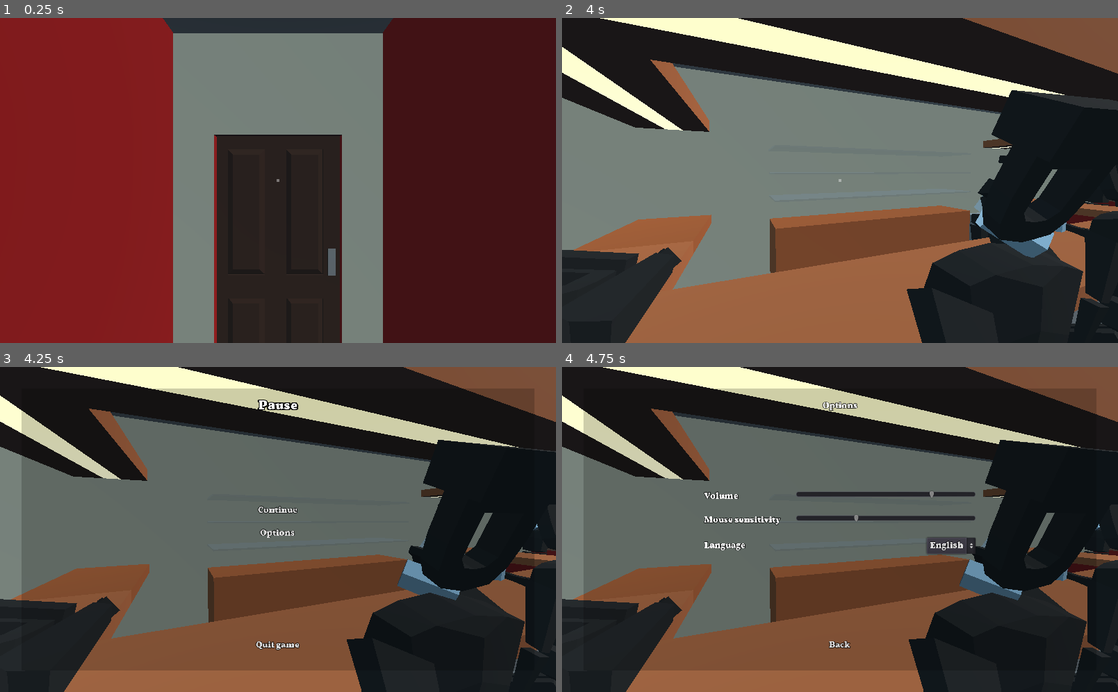
Above: before the commit, frames 1-4 (two rows, left to right).
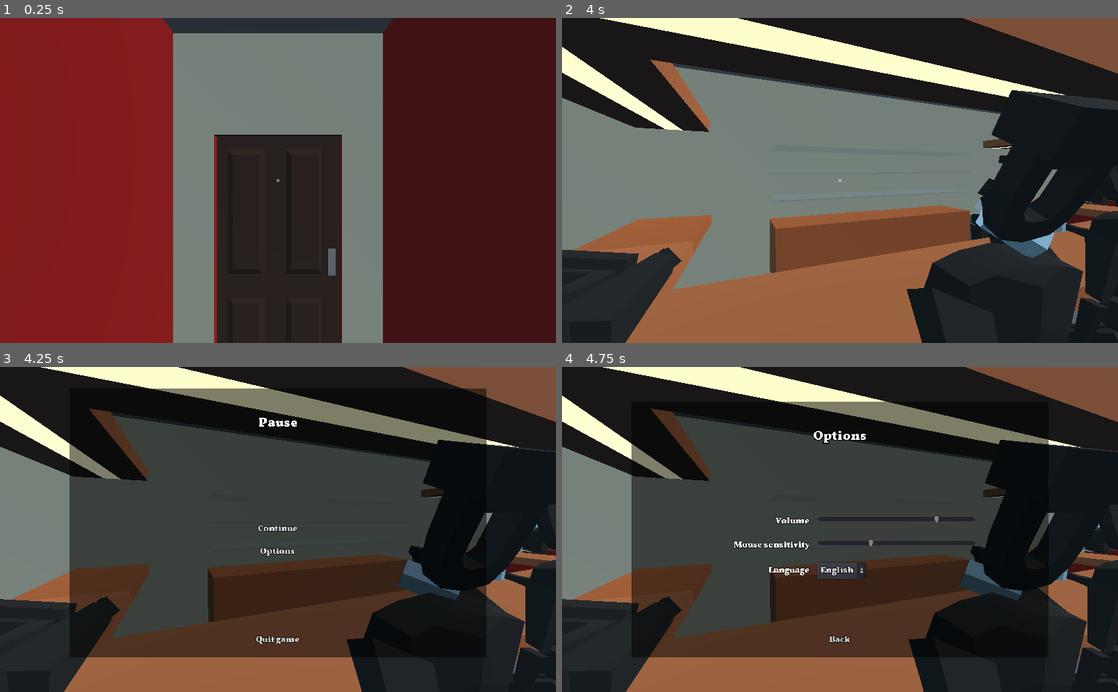
Above: after the commit, the same moments.

Repository: Eptwalabha/ld47
Game: Godot game, scene res://scenes/Game.tscn
Two runs of this game, one before a commit and one after it. Both use one fixed random seed, a clock stepped at 60 frames per second and the inputs below. Sound files missing from this copy of the repository are replaced by a short silence.
Inputs (mouse positions are in pixels of both pictures, inside the frame that each line leads up to):
- Up to frame 1 (0.25 s): no input
- Up to frame 2 (4 s): tap Enter at 0.5 s; move the mouse to (867, 180) at 0.52 s; hold W (move_forward) from 0.53 s (still down); tap E (context_action) every 0.75 s from 0.6 to 3.6 s; move the mouse to (812, 180) at 1.27 s; move the mouse to (851, 174) at 2.02 s; move the mouse to (834, 187) at 2.77 s; move the mouse to (878, 183) at 3.52 s
- Up to frame 3 (4.25 s): keep holding W (move_forward); tap Escape (ui_cancel) at 4.15 s
- Up to frame 4 (4.75 s): release W (move_forward) at 4.25 s; click "Options" at 4.25 s

Frames 1-2 are identical in both runs. In frame 3, 47% of the frame differs, in the area x 3-97%, y 6-94%; in frame 4, 46%.

Commit message:
add scene inheritance to menus

Diff:
--- a/project.godot
+++ b/project.godot
@@ -218,6 +218,11 @@
 "class": "UIDialog",
 "language": "GDScript",
 "path": "res://scenes/ui/UIDialog.gd"
+}, {
+"base": "MarginContainer",
+"class": "UIMenu",
+"language": "GDScript",
+"path": "res://scenes/ui/menus/UIMenu.gd"
 }, {
 "base": "Spatial",
 "class": "Valve",
@@ -272,6 +277,7 @@
 "UI": "",
 "UIContext": "",
 "UIDialog": "",
+"UIMenu": "",
 "Valve": "",
 "WindowTrigger": ""
 }
--- a/scenes/ui/menus/OptionsMenu.tscn
+++ b/scenes/ui/menus/OptionsMenu.tscn
@@ -1,160 +1,115 @@
-[gd_scene load_steps=2 format=2]
+[gd_scene load_steps=3 format=2]
 
 [ext_resource path="res://scenes/ui/menus/OptionsMenu.gd" type="Script" id=1]
+[ext_resource path="res://scenes/ui/menus/UIMenu.tscn" type="PackedScene" id=2]
 
-[node name="OptionsMenu" type="MarginContainer"]
-anchor_right = 1.0
-anchor_bottom = 1.0
-custom_constants/margin_right = 40
-custom_constants/margin_top = 40
-custom_constants/margin_left = 40
-custom_constants/margin_bottom = 40
+[node name="OptionsMenu" instance=ExtResource( 2 )]
 script = ExtResource( 1 )
-__meta__ = {
-"_edit_use_anchors_": false
-}
 
-[node name="Background" type="ColorRect" parent="."]
-margin_left = 40.0
-margin_top = 40.0
-margin_right = 984.0
-margin_bottom = 560.0
-color = Color( 0, 0, 0, 0.188235 )
-
-[node name="Menu" type="VBoxContainer" parent="."]
-margin_left = 40.0
-margin_top = 40.0
-margin_right = 984.0
-margin_bottom = 560.0
-
-[node name="Title" type="CenterContainer" parent="Menu"]
-margin_right = 944.0
-margin_bottom = 64.0
-rect_min_size = Vector2( 0, 64 )
-
-[node name="Label" type="Label" parent="Menu/Title"]
-margin_left = 401.0
-margin_top = 25.0
-margin_right = 542.0
-margin_bottom = 39.0
+[node name="Label" parent="Menu/Title" index="0"]
+margin_left = 242.0
+margin_right = 525.0
 text = "ui_title_options_menu"
 
-[node name="Container" type="MarginContainer" parent="Menu"]
-margin_top = 68.0
-margin_right = 944.0
-margin_bottom = 424.0
-size_flags_horizontal = 3
-size_flags_vertical = 3
-custom_constants/margin_right = 30
-custom_constants/margin_top = 30
-custom_constants/margin_left = 30
-custom_constants/margin_bottom = 30
-
-[node name="Options" type="CenterContainer" parent="Menu/Container"]
-margin_left = 30.0
-margin_top = 30.0
-margin_right = 914.0
-margin_bottom = 326.0
+[node name="Options" type="CenterContainer" parent="Menu/Container" index="0"]
+margin_right = 768.0
+margin_bottom = 272.0
 size_flags_vertical = 3
 
-[node name="List" type="VBoxContainer" parent="Menu/Container/Options"]
-margin_left = 192.0
-margin_top = 102.0
-margin_right = 692.0
-margin_bottom = 194.0
+[node name="List" type="VBoxContainer" parent="Menu/Container/Options" index="0"]
+margin_left = 134.0
+margin_top = 90.0
+margin_right = 634.0
+margin_bottom = 182.0
 custom_constants/separation = 20
 
-[node name="Sound" type="HBoxContainer" parent="Menu/Container/Options/List"]
+[node name="Sound" type="HBoxContainer" parent="Menu/Container/Options/List" index="0"]
 margin_right = 500.0
 margin_bottom = 16.0
 rect_min_size = Vector2( 500, 0 )
+custom_constants/separation = 14
 
-[node name="Label" type="Label" parent="Menu/Container/Options/List/Sound"]
+[node name="Label" type="Label" parent="Menu/Container/Options/List/Sound" index="0"]
 margin_top = 1.0
-margin_right = 165.0
+margin_right = 194.0
 margin_bottom = 15.0
 size_flags_horizontal = 3
 text = "ui_slider_music_volume"
+align = 2
 
-[node name="HSlider" type="HSlider" parent="Menu/Container/Options/List/Sound"]
-margin_left = 169.0
+[node name="HSlider" type="HSlider" parent="Menu/Container/Options/List/Sound" index="1"]
+margin_left = 208.0
 margin_right = 500.0
 margin_bottom = 16.0
 rect_min_size = Vector2( 128, 0 )
 size_flags_horizontal = 3
-size_flags_stretch_ratio = 2.0
+size_flags_stretch_ratio = 1.5
 max_value = 1.0
 step = 0.01
 
-[node name="Mouse" type="HBoxContainer" parent="Menu/Container/Options/List"]
+[node name="Mouse" type="HBoxContainer" parent="Menu/Container/Options/List" index="1"]
 margin_top = 36.0
 margin_right = 500.0
 margin_bottom = 52.0
 rect_min_size = Vector2( 500, 0 )
+custom_constants/separation = 14
 
-[node name="Label" type="Label" parent="Menu/Container/Options/List/Mouse"]
+[node name="Label" type="Label" parent="Menu/Container/Options/List/Mouse" index="0"]
 margin_top = 1.0
-margin_right = 176.0
+margin_right = 194.0
 margin_bottom = 15.0
 size_flags_horizontal = 3
 text = "ui_slider_mouse_sensitivity"
+align = 2
 
-[node name="HSlider" type="HSlider" parent="Menu/Container/Options/List/Mouse"]
-margin_left = 180.0
+[node name="HSlider" type="HSlider" parent="Menu/Container/Options/List/Mouse" index="1"]
+margin_left = 208.0
 margin_right = 500.0
 margin_bottom = 16.0
 rect_min_size = Vector2( 128, 0 )
 size_flags_horizontal = 3
-size_flags_stretch_ratio = 2.0
+size_flags_stretch_ratio = 1.5
 max_value = 1.0
 step = 0.01
 
-[node name="Locales" type="HBoxContainer" parent="Menu/Container/Options/List"]
+[node name="Locales" type="HBoxContainer" parent="Menu/Container/Options/List" index="2"]
 margin_top = 72.0
 margin_right = 500.0
 margin_bottom = 92.0
 rect_min_size = Vector2( 500, 0 )
+custom_constants/separation = 14
 
-[node name="Label" type="Label" parent="Menu/Container/Options/List/Locales"]
+[node name="Label" type="Label" parent="Menu/Container/Options/List/Locales" index="0"]
 margin_top = 3.0
-margin_right = 422.0
+margin_right = 194.0
 margin_bottom = 17.0
 size_flags_horizontal = 3
 text = "ui_select_lang"
+align = 2
 
-[node name="OptionButton" type="OptionButton" parent="Menu/Container/Options/List/Locales"]
-margin_left = 426.0
-margin_right = 500.0
+[node name="OptionButton" type="OptionButton" parent="Menu/Container/Options/List/Locales" index="1"]
+margin_left = 208.0
+margin_right = 282.0
 margin_bottom = 20.0
-grow_vertical = 0
+size_flags_horizontal = 2
 size_flags_vertical = 3
+size_flags_stretch_ratio = 1.5
 text = "English"
 
-[node name="Back" type="MarginContainer" parent="Menu"]
-margin_top = 428.0
-margin_right = 944.0
-margin_bottom = 520.0
-size_flags_horizontal = 3
-custom_constants/margin_right = 30
-custom_constants/margin_top = 30
-custom_constants/margin_left = 30
-custom_constants/margin_bottom = 30
-
-[node name="CenterContainer" type="CenterContainer" parent="Menu/Back"]
-margin_left = 30.0
-margin_top = 30.0
-margin_right = 914.0
-margin_bottom = 62.0
+[node name="CenterContainer" type="CenterContainer" parent="Menu/Footer" index="0"]
+margin_right = 768.0
+margin_bottom = 64.0
 size_flags_vertical = 3
 
-[node name="Back" type="Button" parent="Menu/Back/CenterContainer"]
-margin_left = 399.0
-margin_right = 485.0
-margin_bottom = 32.0
+[node name="Back" type="Button" parent="Menu/Footer/CenterContainer" index="0"]
+margin_left = 341.0
+margin_top = 16.0
+margin_right = 427.0
+margin_bottom = 48.0
 rect_min_size = Vector2( 0, 32 )
 text = "ui_btn_back"
 flat = true
 [connection signal="value_changed" from="Menu/Container/Options/List/Sound/HSlider" to="." method="_on_Music_Slider_value_changed"]
 [connection signal="value_changed" from="Menu/Container/Options/List/Mouse/HSlider" to="." method="_on_Mouse_Slider_value_changed"]
 [connection signal="item_selected" from="Menu/Container/Options/List/Locales/OptionButton" to="." method="_on_MenuButton_item_selected"]
-[connection signal="pressed" from="Menu/Back/CenterContainer/Back" to="." method="_on_Back_pressed"]
+[connection signal="pressed" from="Menu/Footer/CenterContainer/Back" to="." method="_on_Back_pressed"]
--- a/scenes/ui/menus/PauseMenu.tscn
+++ b/scenes/ui/menus/PauseMenu.tscn
@@ -1,79 +1,46 @@
 [gd_scene load_steps=3 format=2]
 
 [ext_resource path="res://scenes/ui/menus/PauseMenu.gd" type="Script" id=1]
-[ext_resource path="res://assets/fonts/font_title.tres" type="DynamicFont" id=2]
+[ext_resource path="res://scenes/ui/menus/UIMenu.tscn" type="PackedScene" id=3]
 
-[node name="PauseMenu" type="MarginContainer"]
-anchor_right = 1.0
-anchor_bottom = 1.0
-custom_constants/margin_right = 40
+[node name="PauseMenu" instance=ExtResource( 3 )]
 custom_constants/margin_top = 40
-custom_constants/margin_left = 40
-custom_constants/margin_bottom = 40
 script = ExtResource( 1 )
-__meta__ = {
-"_edit_use_anchors_": false
-}
 
-[node name="Background" type="ColorRect" parent="."]
-margin_left = 40.0
+[node name="ColorRect" parent="." index="0"]
 margin_top = 40.0
-margin_right = 984.0
-margin_bottom = 560.0
-color = Color( 0, 0, 0, 0.188235 )
 
-[node name="Menu" type="VBoxContainer" parent="."]
-margin_left = 40.0
+[node name="Menu" parent="." index="1"]
 margin_top = 40.0
-margin_right = 984.0
-margin_bottom = 560.0
 
-[node name="Title" type="CenterContainer" parent="Menu"]
-margin_right = 944.0
-margin_bottom = 64.0
-rect_min_size = Vector2( 0, 64 )
-
-[node name="Label" type="Label" parent="Menu/Title"]
-margin_left = 374.0
-margin_top = 19.0
-margin_right = 569.0
-margin_bottom = 45.0
-custom_fonts/font = ExtResource( 2 )
+[node name="Label" parent="Menu/Title" index="0"]
+margin_left = 254.0
+margin_right = 513.0
 text = "ui_title_pause_menu"
 
-[node name="Container" type="MarginContainer" parent="Menu"]
-margin_top = 68.0
-margin_right = 944.0
-margin_bottom = 424.0
-size_flags_horizontal = 3
-size_flags_vertical = 3
-custom_constants/margin_right = 30
-custom_constants/margin_top = 30
-custom_constants/margin_left = 30
-custom_constants/margin_bottom = 30
+[node name="Container" parent="Menu" index="1"]
+margin_bottom = 428.0
 
-[node name="Menus" type="CenterContainer" parent="Menu/Container"]
-margin_left = 30.0
-margin_top = 30.0
-margin_right = 914.0
-margin_bottom = 326.0
+[node name="Menus" type="CenterContainer" parent="Menu/Container" index="0"]
+margin_right = 768.0
+margin_bottom = 296.0
 size_flags_vertical = 3
 
-[node name="Buttons" type="VBoxContainer" parent="Menu/Container/Menus"]
-margin_left = 385.0
+[node name="Buttons" type="VBoxContainer" parent="Menu/Container/Menus" index="0"]
+margin_left = 327.0
 margin_top = 111.0
-margin_right = 498.0
+margin_right = 440.0
 margin_bottom = 185.0
 custom_constants/separation = 10
 
-[node name="Continue" type="Button" parent="Menu/Container/Menus/Buttons"]
+[node name="Continue" type="Button" parent="Menu/Container/Menus/Buttons" index="0"]
 margin_right = 113.0
 margin_bottom = 32.0
 rect_min_size = Vector2( 0, 32 )
 text = "ui_btn_continue"
 flat = true
 
-[node name="Options" type="Button" parent="Menu/Container/Menus/Buttons"]
+[node name="Options" type="Button" parent="Menu/Container/Menus/Buttons" index="1"]
 margin_top = 42.0
 margin_right = 113.0
 margin_bottom = 74.0
@@ -81,30 +48,23 @@
 text = "ui_btn_options"
 flat = true
 
-[node name="Quit" type="MarginContainer" parent="Menu"]
-margin_top = 428.0
-margin_right = 944.0
-margin_bottom = 520.0
-size_flags_horizontal = 3
-custom_constants/margin_right = 30
-custom_constants/margin_top = 30
-custom_constants/margin_left = 30
-custom_constants/margin_bottom = 30
+[node name="Footer" parent="Menu" index="2"]
+margin_top = 432.0
+margin_bottom = 496.0
 
-[node name="CenterContainer" type="CenterContainer" parent="Menu/Quit"]
-margin_left = 30.0
-margin_top = 30.0
-margin_right = 914.0
-margin_bottom = 62.0
+[node name="CenterContainer" type="CenterContainer" parent="Menu/Footer" index="0"]
+margin_right = 768.0
+margin_bottom = 64.0
 size_flags_vertical = 3
 
-[node name="VBoxContainer" type="VBoxContainer" parent="Menu/Quit/CenterContainer"]
-margin_left = 401.0
-margin_right = 483.0
-margin_bottom = 32.0
+[node name="VBoxContainer" type="VBoxContainer" parent="Menu/Footer/CenterContainer" index="0"]
+margin_left = 343.0
+margin_top = 16.0
+margin_right = 425.0
+margin_bottom = 48.0
 custom_constants/separation = 10
 
-[node name="Quit" type="Button" parent="Menu/Quit/CenterContainer/VBoxContainer"]
+[node name="Quit" type="Button" parent="Menu/Footer/CenterContainer/VBoxContainer" index="0"]
 margin_right = 82.0
 margin_bottom = 32.0
 rect_min_size = Vector2( 0, 32 )
@@ -112,4 +72,4 @@
 flat = true
 [connection signal="pressed" from="Menu/Container/Menus/Buttons/Continue" to="." method="_on_Continue_pressed"]
 [connection signal="pressed" from="Menu/Container/Menus/Buttons/Options" to="." method="_on_Options_pressed"]
-[connection signal="pressed" from="Menu/Quit/CenterContainer/VBoxContainer/Quit" to="." method="_on_Quit_pressed"]
+[connection signal="pressed" from="Menu/Footer/CenterContainer/VBoxContainer/Quit" to="." method="_on_Quit_pressed"]
--- /dev/null
+++ b/scenes/ui/menus/UIMenu.gd
@@ -0,0 +1,2 @@
+class_name UIMenu
+extends MarginContainer
--- /dev/null
+++ b/scenes/ui/menus/UIMenu.tscn
@@ -0,0 +1,54 @@
+[gd_scene load_steps=3 format=2]
+
+[ext_resource path="res://scenes/ui/menus/UIMenu.gd" type="Script" id=1]
+[ext_resource path="res://assets/fonts/font_title.tres" type="DynamicFont" id=2]
+
+[node name="UIMenu" type="MarginContainer"]
+anchor_right = 1.0
+anchor_bottom = 1.0
+custom_constants/margin_right = 128
+custom_constants/margin_top = 64
+custom_constants/margin_left = 128
+custom_constants/margin_bottom = 64
+script = ExtResource( 1 )
+__meta__ = {
+"_edit_use_anchors_": false
+}
+
+[node name="ColorRect" type="ColorRect" parent="."]
+margin_left = 128.0
+margin_top = 64.0
+margin_right = 896.0
+margin_bottom = 536.0
+color = Color( 0, 0, 0, 0.501961 )
+
+[node name="Menu" type="VBoxContainer" parent="."]
+margin_left = 128.0
+margin_top = 64.0
+margin_right = 896.0
+margin_bottom = 536.0
+
+[node name="Title" type="CenterContainer" parent="Menu"]
+margin_right = 768.0
+margin_bottom = 128.0
+rect_min_size = Vector2( 0, 128 )
+
+[node name="Label" type="Label" parent="Menu/Title"]
+margin_left = 346.0
+margin_top = 47.0
+margin_right = 421.0
+margin_bottom = 81.0
+custom_fonts/font = ExtResource( 2 )
+text = "TITLE"
+
+[node name="Container" type="MarginContainer" parent="Menu"]
+margin_top = 132.0
+margin_right = 768.0
+margin_bottom = 404.0
+size_flags_vertical = 3
+
+[node name="Footer" type="MarginContainer" parent="Menu"]
+margin_top = 408.0
+margin_right = 768.0
+margin_bottom = 472.0
+rect_min_size = Vector2( 0, 64 )
